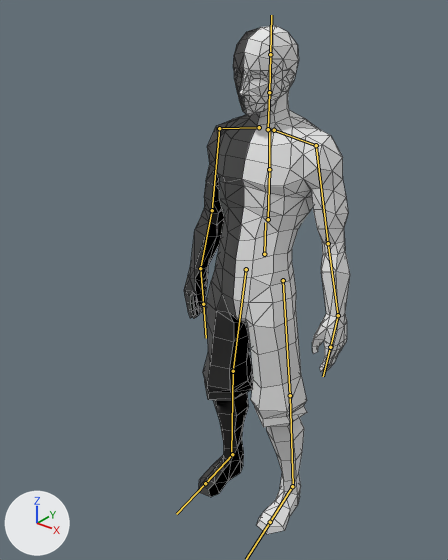
The Blender file dissert/db/importer.blend, before and after one commit.
Before and after are seen from a 50 mm lens placed at (1.122, -1.577, 1.915), pointed at (-0.074, -0.082, 0.988). The lights are fixed; the arrows at lower left show +X, +Y and +Z. The bones that bend it are drawn over the model as lines. Mesh edges are drawn as thin lines.

Objects in the first picture: 'polySurface13 polySurface14'.
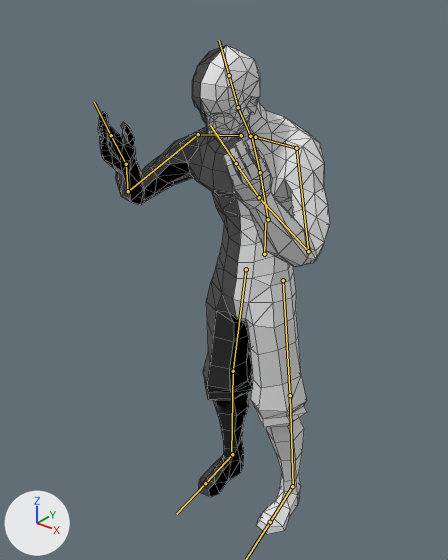
The newer file adds an action. The first version stands in its rest pose; the second is drawn at frame 87 of the action '13joy'.

Location of each change, [x1, y1, x2, y2] in pixels of the pictures (448 x 560 px):
'polySurface13 polySurface14', posed (40% wider)
    before: [184, 26, 350, 534]
    after: [98, 45, 330, 534]
bone 'Chest', root to tip
    before: (268, 219) to (269, 169)
    after: (268, 219) to (260, 172)
bone 'Chest2', root to tip
    before: (269, 169) to (269, 127)
    after: (260, 172) to (251, 133)
bone 'LeftCollar', root to tip
    before: (274, 130) to (316, 145)
    after: (255, 137) to (296, 148)
bone 'LeftShoulder', root to tip
    before: (316, 145) to (328, 243)
    after: (296, 148) to (308, 251)
bone 'LeftElbow', root to tip
    before: (328, 243) to (338, 315)
    after: (308, 251) to (259, 197)
bone 'LeftWrist', root to tip
    before: (338, 315) to (330, 347)
    after: (259, 197) to (236, 163)
bone 'RightCollar', root to tip
    before: (259, 127) to (219, 128)
    after: (241, 135) to (198, 134)
bone 'RightShoulder', root to tip
    before: (219, 128) to (212, 210)
    after: (198, 134) to (128, 191)
bone 'RightElbow', root to tip
    before: (212, 210) to (200, 268)
    after: (128, 191) to (126, 164)
bone 'RightWrist', root to tip
    before: (200, 268) to (203, 304)
    after: (126, 164) to (111, 135)
bone 'Neck', root to tip
    before: (268, 129) to (269, 92)
    after: (250, 136) to (238, 107)
bone 'Head', root to tip
    before: (269, 92) to (270, 54)
    after: (238, 107) to (229, 75)

Patch to the scene script:
```diff
--- a/dissert/db/importer.blend.py
+++ b/dissert/db/importer.blend.py
@@ bone_chest @@
 bone_chest = bpy.data.objects['Character1'].pose.bones['Chest']  # child of 'Hips'
-bone_chest.rotation_quaternion = (1.0, 0.0, 0.0, 0.0)  # degrees (0, 0, 0)
+bone_chest.rotation_quaternion = (0.994, 0.107, 0.001, 0.032)  # degrees (12, 0, 4)
@@ bone_chest2 @@
 bone_chest2 = bpy.data.objects['Character1'].pose.bones['Chest2']  # child of 'Chest'
-bone_chest2.rotation_quaternion = (1.0, 0.0, 0.0, 0.0)  # degrees (0, 0, 0)
+bone_chest2.rotation_quaternion = (1.0, 0.008, 0.0, 0.003)  # degrees (1, 0, 0)
@@ bone_leftcollar @@
 bone_leftcollar = bpy.data.objects['Character1'].pose.bones['LeftCollar']  # child of 'Chest2'
-bone_leftcollar.rotation_quaternion = (1.0, 0.0, 0.0, 0.0)  # degrees (0, 0, 0)
+bone_leftcollar.rotation_quaternion = (0.998, 0.042, 0.047, 0.027)  # degrees (5, 5, 3)
@@ bone_leftshoulder @@
 bone_leftshoulder = bpy.data.objects['Character1'].pose.bones['LeftShoulder']  # child of 'LeftCollar'
-bone_leftshoulder.rotation_quaternion = (1.0, 0.0, 0.0, 0.0)  # degrees (0, 0, 0)
+bone_leftshoulder.rotation_quaternion = (0.928, 0.332, -0.155, 0.066)  # degrees (39, -19, 1)
@@ bone_leftelbow @@
 bone_leftelbow = bpy.data.objects['Character1'].pose.bones['LeftElbow']  # child of 'LeftShoulder'
-bone_leftelbow.rotation_quaternion = (1.0, 0.0, 0.0, 0.0)  # degrees (0, 0, 0)
+bone_leftelbow.rotation_quaternion = (0.486, 0.839, -0.104, -0.219)  # degrees (117, 15, -24)
@@ bone_leftwrist @@
 bone_leftwrist = bpy.data.objects['Character1'].pose.bones['LeftWrist']  # child of 'LeftElbow'
-bone_leftwrist.rotation_quaternion = (1.0, 0.0, 0.0, 0.0)  # degrees (0, 0, 0)
+bone_leftwrist.rotation_quaternion = (0.916, 0.113, -0.296, 0.245)  # degrees (4, -37, 29)
@@ bone_rightcollar @@
 bone_rightcollar = bpy.data.objects['Character1'].pose.bones['RightCollar']  # child of 'Chest2'
-bone_rightcollar.rotation_quaternion = (1.0, 0.0, 0.0, 0.0)  # degrees (0, 0, 0)
+bone_rightcollar.rotation_quaternion = (0.995, 0.065, -0.01, -0.078)  # degrees (8, -1, -9)
@@ bone_rightshoulder @@
 bone_rightshoulder = bpy.data.objects['Character1'].pose.bones['RightShoulder']  # child of 'RightCollar'
-bone_rightshoulder.rotation_quaternion = (1.0, 0.0, 0.0, 0.0)  # degrees (0, 0, 0)
+bone_rightshoulder.rotation_quaternion = (0.909, 0.304, 0.081, -0.272)  # degrees (32, 18, -28)
@@ bone_rightelbow @@
 bone_rightelbow = bpy.data.objects['Character1'].pose.bones['RightElbow']  # child of 'RightShoulder'
-bone_rightelbow.rotation_quaternion = (1.0, 0.0, 0.0, 0.0)  # degrees (0, 0, 0)
+bone_rightelbow.rotation_quaternion = (0.538, 0.811, 0.14, 0.183)  # degrees (111, -8, 25)
@@ bone_rightwrist @@
 bone_rightwrist = bpy.data.objects['Character1'].pose.bones['RightWrist']  # child of 'RightElbow'
-bone_rightwrist.rotation_quaternion = (1.0, 0.0, 0.0, 0.0)  # degrees (0, 0, 0)
+bone_rightwrist.rotation_quaternion = (0.923, 0.125, 0.242, -0.272)  # degrees (7, 31, -31)
@@ bone_neck @@
 bone_neck = bpy.data.objects['Character1'].pose.bones['Neck']  # child of 'Chest2'
-bone_neck.rotation_quaternion = (1.0, 0.0, 0.0, 0.0)  # degrees (0, 0, 0)
+bone_neck.rotation_quaternion = (0.985, 0.171, -0.008, -0.027)  # degrees (20, 0, -3)
@@ bone_head @@
 bone_head = bpy.data.objects['Character1'].pose.bones['Head']  # child of 'Neck'
-bone_head.rotation_quaternion = (1.0, 0.0, 0.0, 0.0)  # degrees (0, 0, 0)
+bone_head.rotation_quaternion = (0.999, -0.043, -0.009, -0.029)  # degrees (-5, -1, -3)
```
